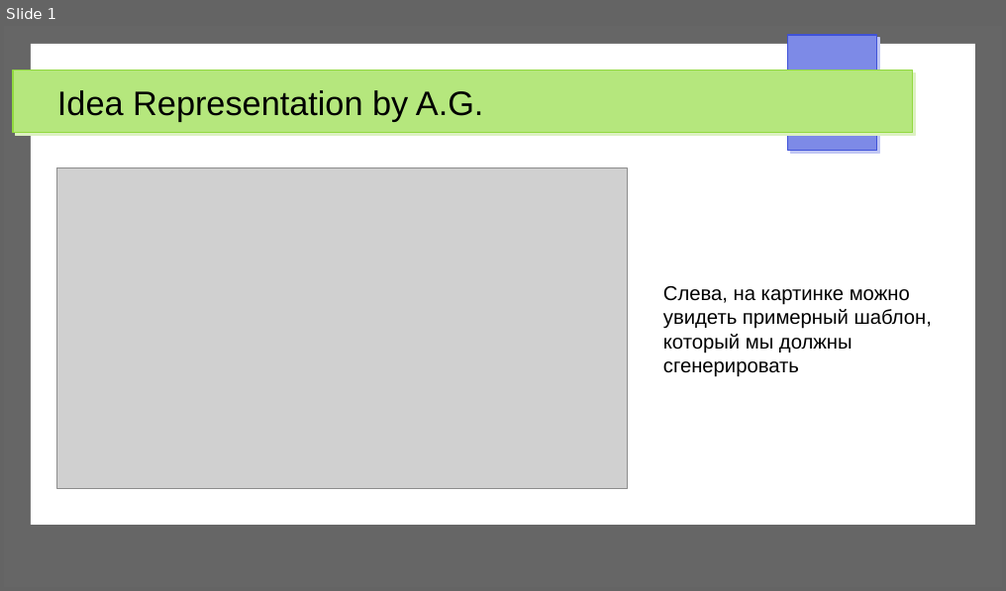
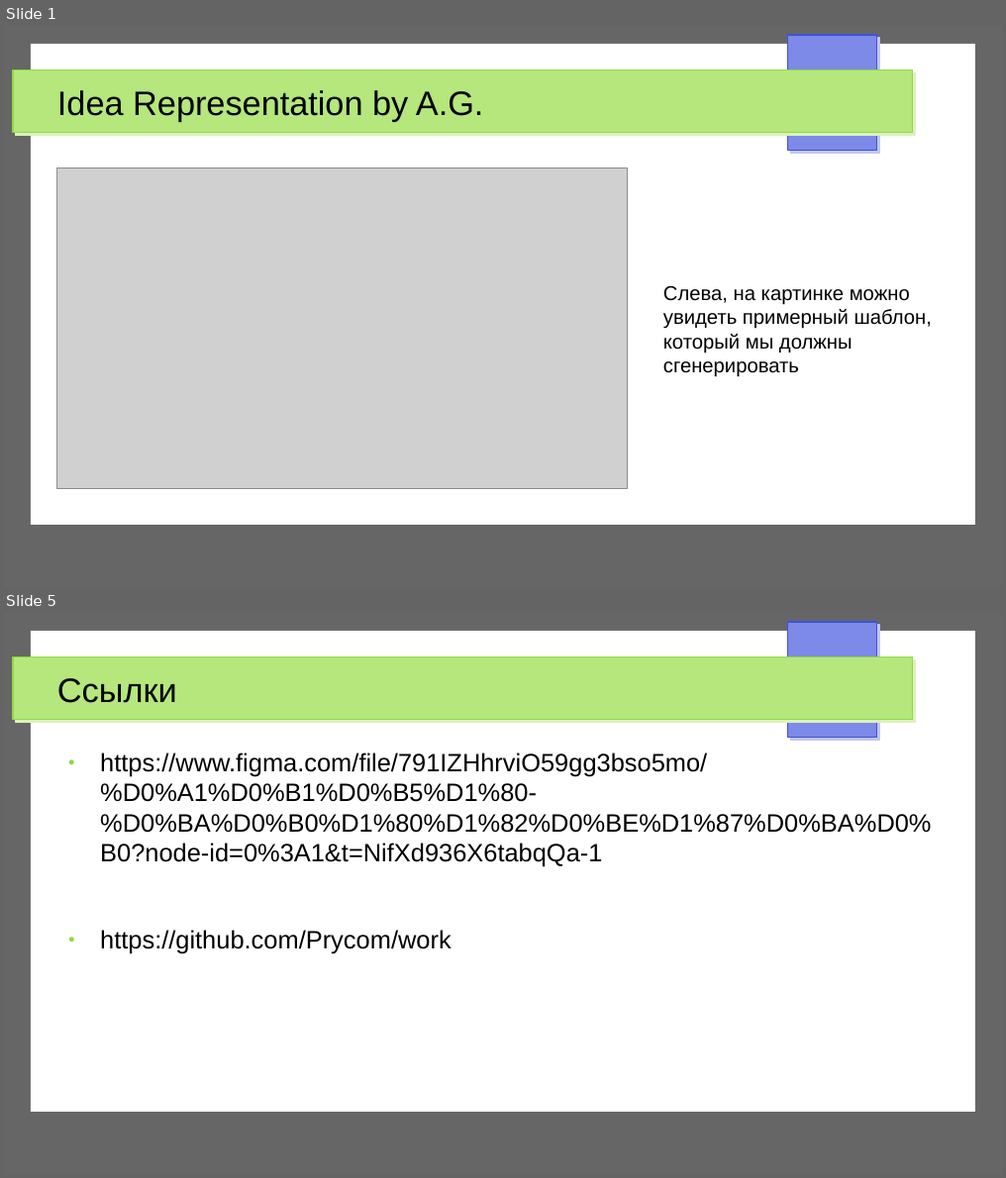
Before and after one commit to Prycom/work, a slide deck: idea present.odp. Shown one above the other, each under a label of ours: slide 1 before the commit, slides 1 and 5 after it; the slides between them are not shown. The pictures are 1006x591 and 1006x1178 pixels, drawn with LibreOffice and Linux fonts; fonts in the diff are those of the drawing; grey boxes stand for pictures. Boxes give left, top, right and bottom in pixels: in the first picture for what was removed or moved away, otherwise in the second. Text is boxed around its words. In the diff, an @@ line names an element or a change of style, - is before the commit and + after.

```diff
--- a/idea present.odp
+++ b/idea present.odp
@@ slide 5 added at <box>4,613,1002,1174</box>, background #FFFFFF; not listed: 4 template elements that a slide beside it also shows @@
@@ title added at <box>57,678,177,703</box>, 27 pt, text #000000 @@
+Ссылки
@@ text added at <box>100,753,931,955</box>, 20 pt, text #000000 @@
+● https://www.figma.com/file/791IZHhrviO59gg3bso5mo/%D0%A1%D0%B1%D0%B5%D1%80-%D0%BA%D0%B0%D1%80%D1%82%D0%BE%D1%87%D0%BA%D0%B0?node-id=0%3A1&t=NifXd936X6tabqQa-1
+● https://github.com/Prycom/work
```
Also in this commit, not shown: 3 other slides added, 1 slide removed, 1 other file.
